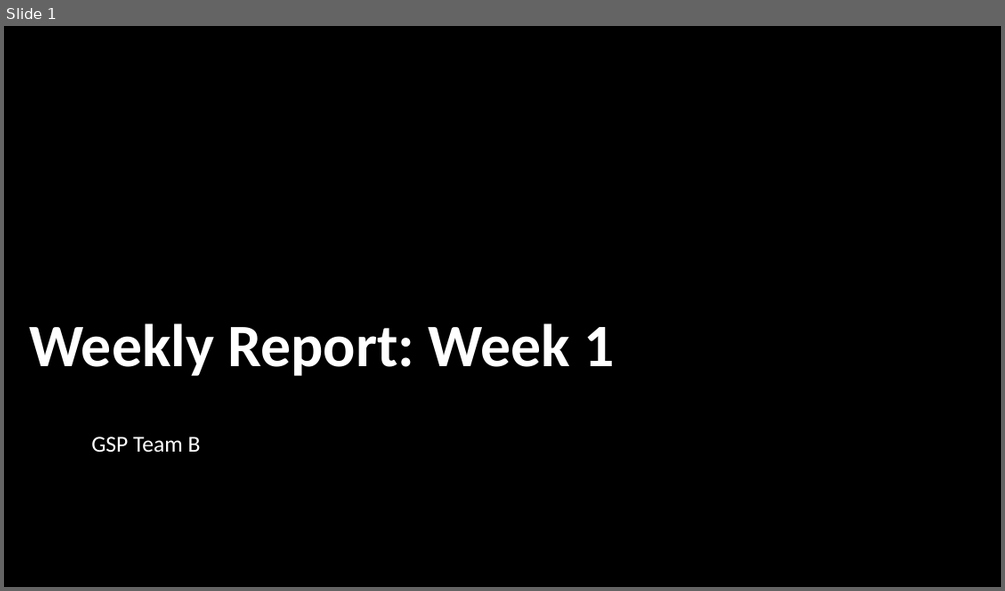
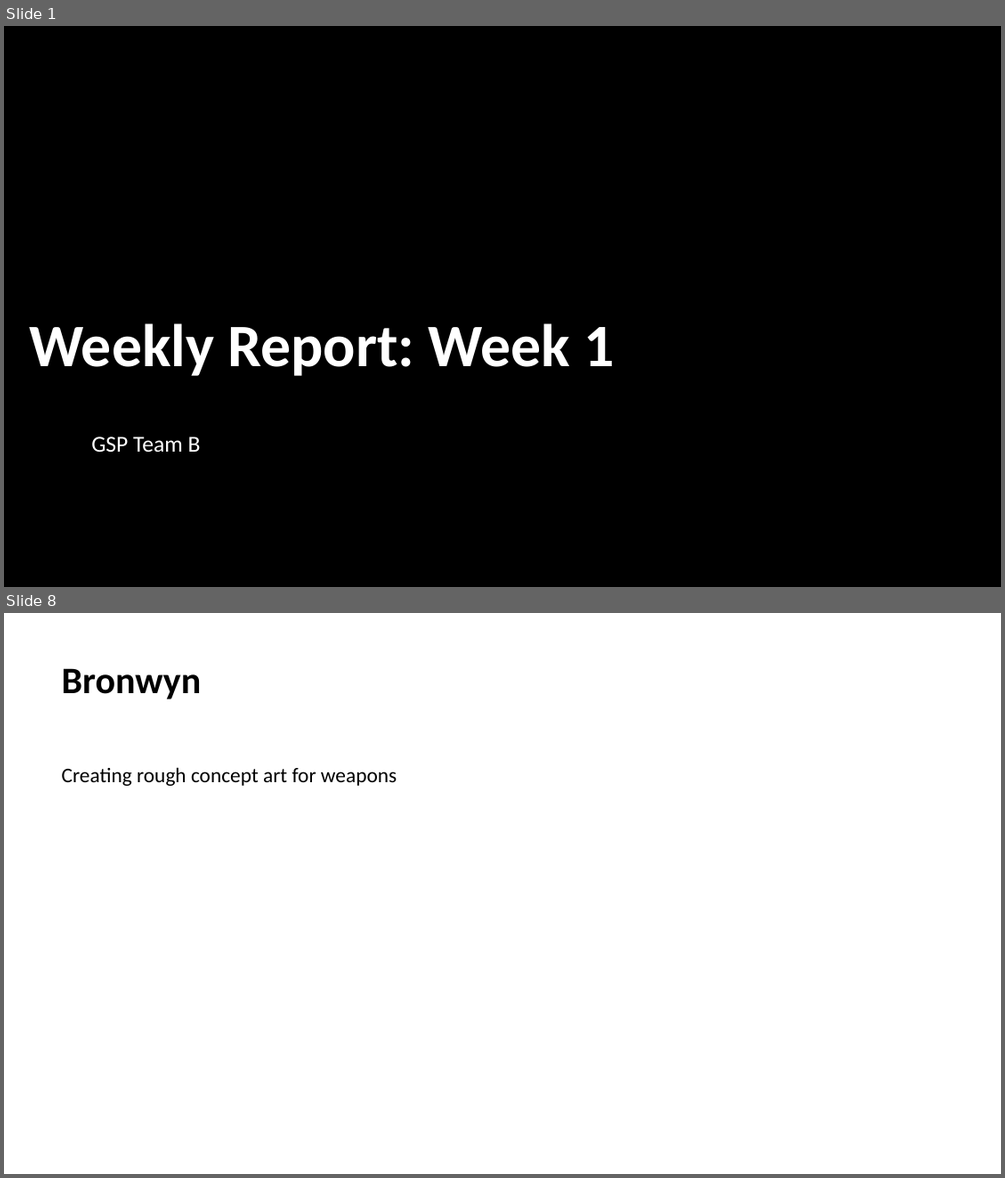
Before and after one commit to Toby-Withers/GSP-Team-B, a slide deck: Weekly Report 1.pptx. Shown one above the other, each under a label of ours: slide 1 before the commit, slides 1 and 8 after it; the slides between them are not shown. The pictures are 1005x591 and 1005x1178 pixels, drawn with LibreOffice and Linux fonts; fonts in the diff are those of the drawing; background and template pictures are left out. Boxes give left, top, right and bottom in pixels: in the first picture for what was removed or moved away, otherwise in the second. Text is boxed around its words. In the diff, an @@ line names an element or a change of style, - is before the commit and + after.

```diff
--- a/Weekly Report 1.pptx
+++ b/Weekly Report 1.pptx
@@ slide 8 added at (x1=4, y1=613, x2=1001, y2=1174), background #FFFFFF @@
@@ title added at (x1=62, y1=668, x2=202, y2=699), 36 pt, text #000000, bold @@
+Bronwyn
@@ text added at (x1=62, y1=767, x2=396, y2=786), 20 pt, text #000000 @@
+Creating rough concept art for weapons
```
Also in this commit, not shown: 2 slides changed, 10 other slides added, 5 slides removed, 3 other files.
